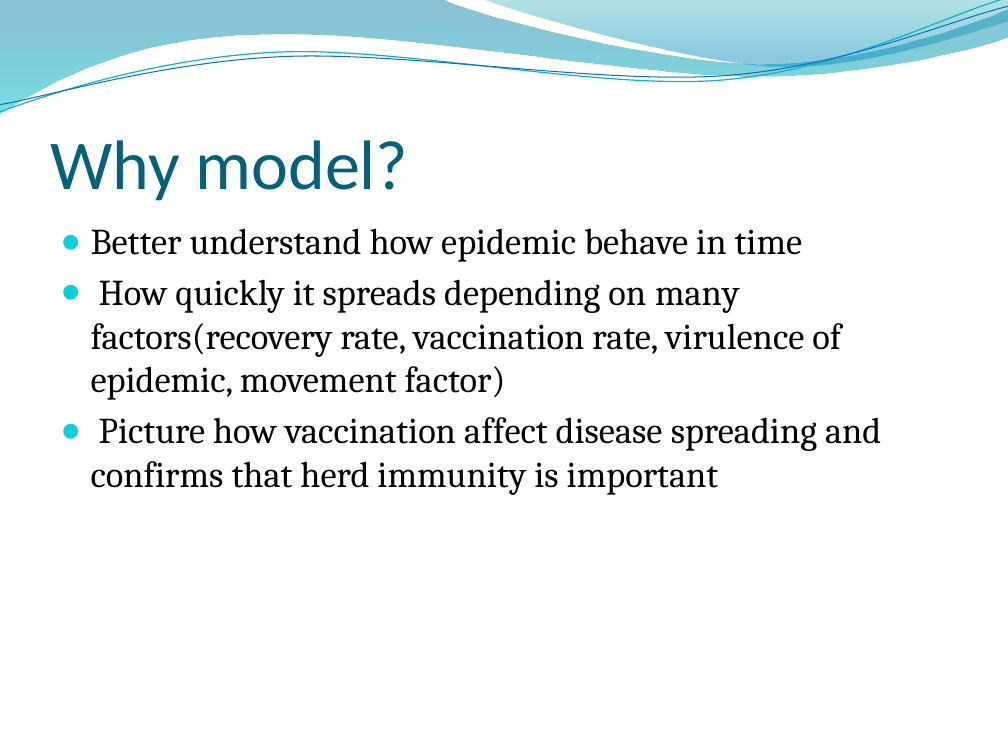
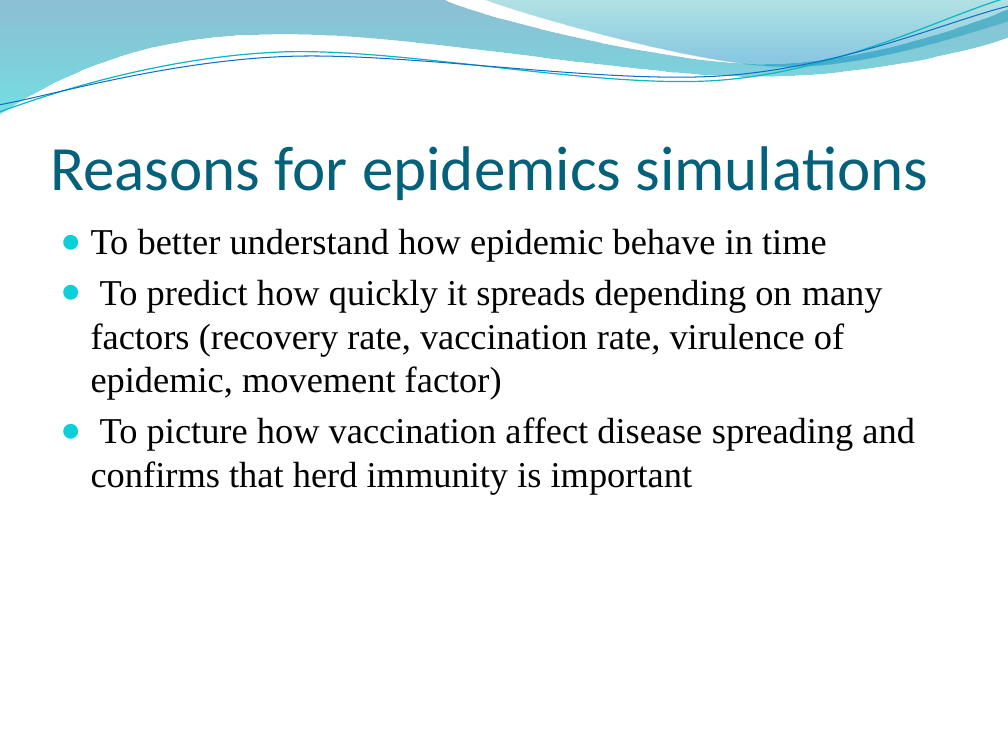
Before and after one commit to Dylek/AgentProject, a slide deck: slide 3 of doku/Presentation.pptx. Drawn at 1008x756 pixels with LibreOffice and Linux fonts; fonts in the diff are those of the drawing; background and template pictures are left out. Boxes give left, top, right and bottom in pixels: in the first picture for what was removed or moved away, otherwise in the second. Text is boxed around its words. In the diff, an @@ line names an element or a change of style, - is before the commit and + after.

```diff
--- a/doku/Presentation.pptx
+++ b/doku/Presentation.pptx
@@ title at <box>50,146,929,200</box>: text changed; size 50 to 45 pt @@
-Why model?
+Reasons for epidemics simulations
@@ text at <box>91,228,915,494</box>: text changed; font Cambria to Times New Roman @@
-● Better understand how epidemic behave in time
-● How quickly it spreads depending on many factors(recovery rate, vaccination rate, virulence of epidemic, movement factor)
-● Picture how vaccination affect disease spreading and confirms that herd immunity is important
+● To better understand how epidemic behave in time
+● To predict how quickly it spreads depending on many factors (recovery rate, vaccination rate, virulence of epidemic, movement factor)
+● To picture how vaccination affect disease spreading and confirms that herd immunity is important
```
Also in this commit, not shown: 3 other slides changed, 15 other files.
